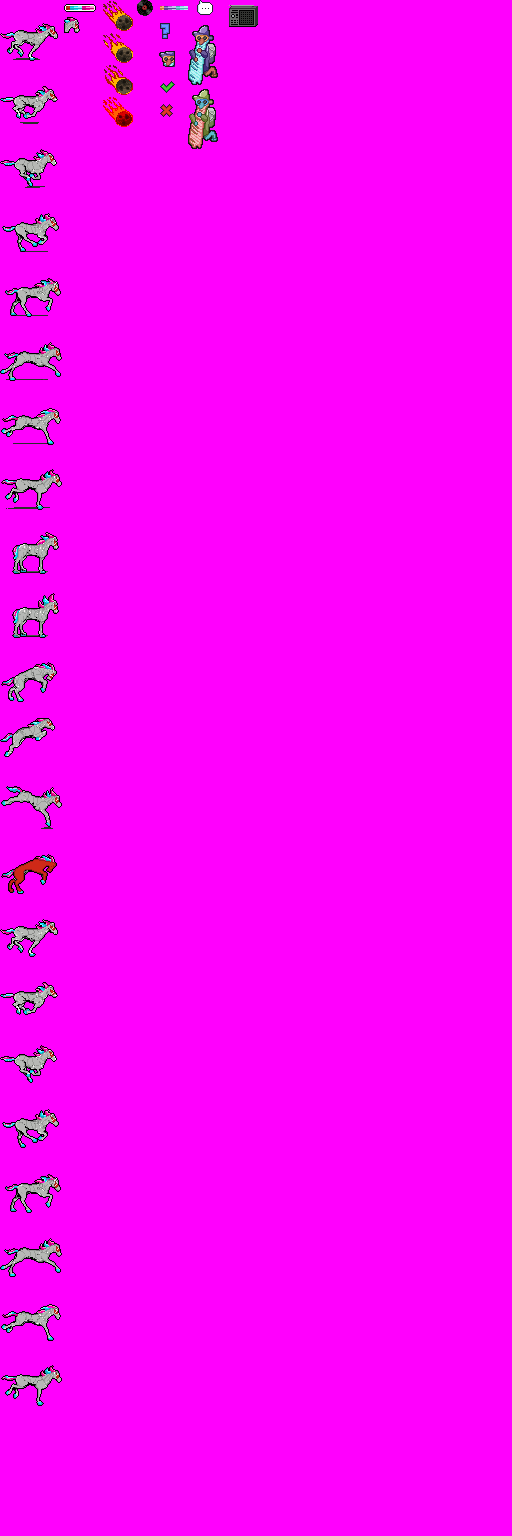
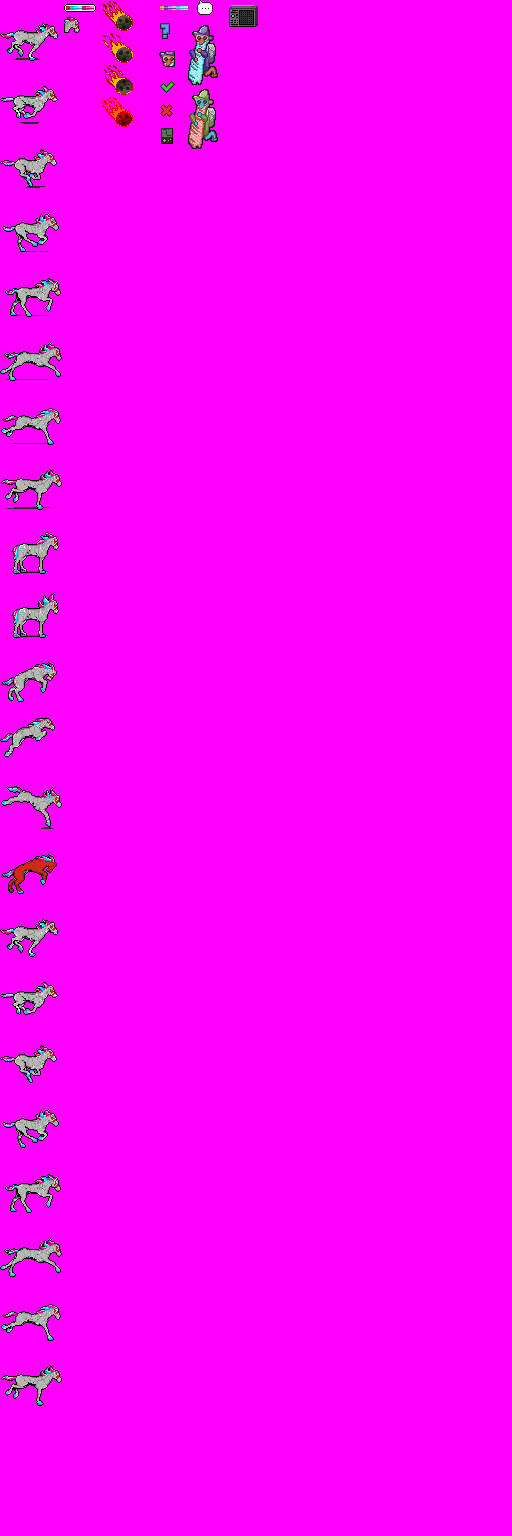
Layer changes from the first 512×1536 image to the second:
painted on "ui_icon_example_guardian" over <box>161,53,174,60</box>
painted on "ui_sample_boss" over <box>194,27,215,138</box>
removed layer "ui_vinyl" over <box>137,0,153,16</box>
added layer "ui_obstacle" above "ui_icon_tutorial" over <box>161,128,173,144</box>
painted on "ui_horse" over <box>9,105,59,1388</box>
